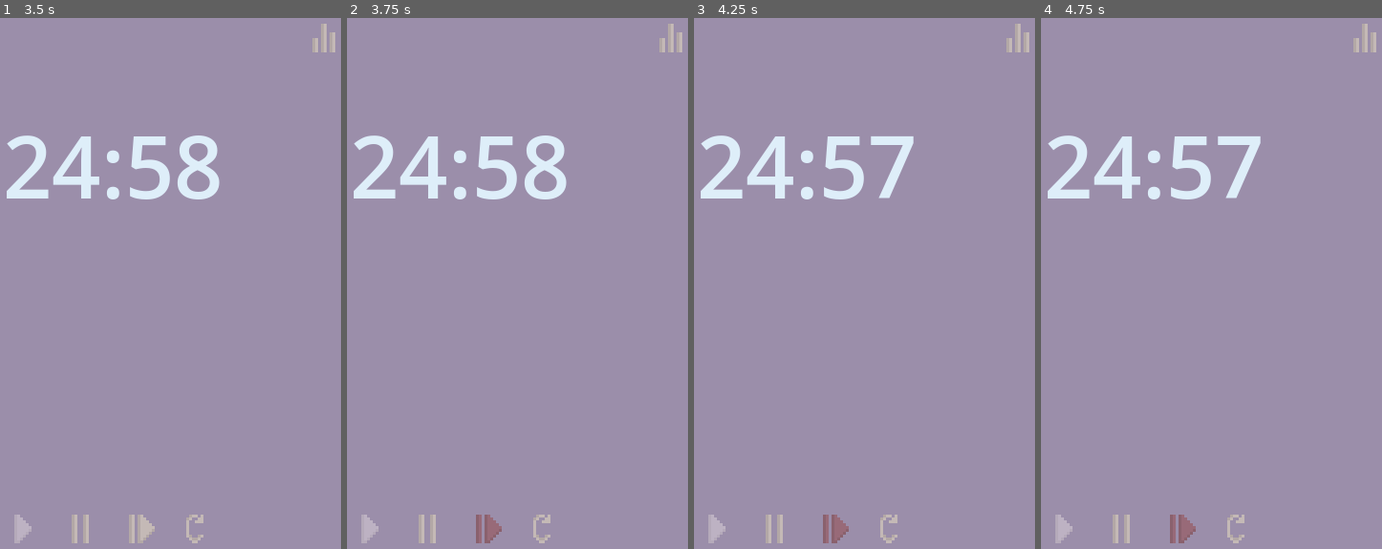
Above: before the commit, frames 1-4 (left to right).
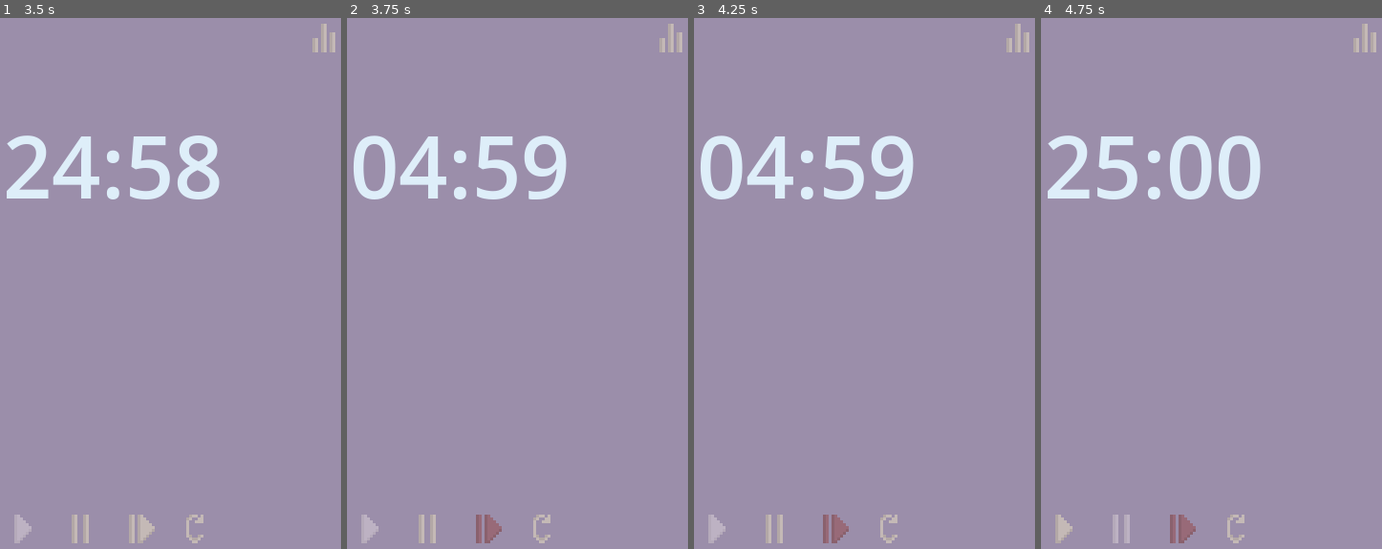
Above: after the commit, the same moments.

Repository: Owlreaper3327/Gatodoro
Game: Godot game, scene res://Escenas/pantalla_principal.tscn
The game is run twice, just before and just after one commit, with the same random seed, the same clock (stepped at 60 frames per second) and the same inputs. The project has no main scene, so this scene is started directly.
Inputs (mouse positions are in pixels of both pictures, inside the frame that each line leads up to):
- Up to frame 1 (3.5 s): click (194, 527) at 0.5 s; click (23, 527) at 1.25 s; click (81, 527) at 2 s; click (23, 527) at 2.75 s
- Up to frame 2 (3.75 s): click (483, 527) at 3.5 s
- Up to frame 3 (4.25 s): no input
- Up to frame 4 (4.75 s): click (1177, 527) at 4.25 s

Frame 1 is identical in both runs. In frame 2, 1.2% of the frame differs, in the area x 1-65%, y 22-35%; in frame 3, 1.4%; in frame 4, 2.2%, in the area x 15-65%, y 22-35%.

Commit message:
Implementadas por completo todas las funciones del temporizador. El pomodoro es funcional en la sesión 25x5

Diff:
--- a/Escenas/pantalla_principal.tscn
+++ b/Escenas/pantalla_principal.tscn
@@ -76,18 +76,21 @@
 
 [node name="boton_pausa" type="Button" parent="panel/layout_botones" unique_id=246979555]
 layout_mode = 2
+tooltip_text = "Pausa el temporizador del pomodoro"
 theme = ExtResource("2_085qs")
 icon = ExtResource("3_bxr5h")
 flat = true
 
 [node name="boton_skip" type="Button" parent="panel/layout_botones" unique_id=1490878272]
 layout_mode = 2
+tooltip_text = "Salta a la siguiente fase del pomodoro (o lo reinicia si está en el descanso)"
 theme = ExtResource("2_085qs")
 icon = ExtResource("4_yi0ap")
 flat = true
 
 [node name="boton_reset" type="Button" parent="panel/layout_botones" unique_id=1357903777]
 layout_mode = 2
+tooltip_text = "Reinicia el pomodoro"
 theme = ExtResource("2_085qs")
 icon = ExtResource("5_h5nfs")
 flat = true
@@ -105,6 +108,7 @@
 offset_bottom = -0.05227661
 grow_horizontal = 2
 grow_vertical = 2
+tooltip_text = "\"Time never waits. Tic tac, tic tac\""
 
 [node name="marcador_tiempo" type="Label" parent="panel/contenedor_gatodoro" unique_id=1198475007]
 layout_mode = 2
@@ -136,4 +140,6 @@
 
 [connection signal="pressed" from="panel/layout_botones/boton_play" to="." method="_on_boton_play_pressed"]
 [connection signal="pressed" from="panel/layout_botones/boton_pausa" to="." method="_on_boton_pausa_pressed"]
+[connection signal="pressed" from="panel/layout_botones/boton_skip" to="." method="_on_boton_skip_pressed"]
+[connection signal="pressed" from="panel/layout_botones/boton_reset" to="." method="_on_boton_reset_pressed"]
 [connection signal="timeout" from="temporizador" to="." method="_on_temporizador_timeout"]
--- a/Recursos/Scripts/pantalla_principal.gd
+++ b/Recursos/Scripts/pantalla_principal.gd
@@ -7,26 +7,26 @@
 @onready var temporizador: Timer = $temporizador;
 @onready var animador: AnimationPlayer = $animador;
 @onready var gato: Gato = $Gato;
-@onready var activo: bool = false
-@onready var descanso: bool = false
-@onready var marcador_tiempo: Label = $panel/contenedor_gatodoro/marcador_tiempo
+@onready var activo: bool = false;
+@onready var descanso: bool = false;
+@onready var marcador_tiempo: Label = $panel/contenedor_gatodoro/marcador_tiempo;
 var nombre_tarea: String;
-@onready var segundoss_restantes: int = 0
+@onready var segundoss_restantes: int = 0;
 
 
 # Called when the node enters the scene tree for the first time.
 func _ready() -> void:
 	minutos_sesion = 25;
 	marcador_tiempo.text = "{0}:00".format([minutos_sesion]);
-	$panel/layout_botones/boton_pausa.disabled = true
+	$panel/layout_botones/boton_pausa.disabled = true;
 	pass # Replace with function body.
 
 func empezar() -> void:
 	"""Inicia el temporizador del gatodoro"""
 	temporizador.start(float(minutos_sesion * 60));
-	$panel/layout_botones/boton_play.disabled = true
-	$panel/layout_botones/boton_pausa.disabled = false
-	activo = true
+	$panel/layout_botones/boton_play.disabled = true;
+	$panel/layout_botones/boton_pausa.disabled = false;
+	activo = true;
 	#Falta el código para poner el cartelito de que ya empezó
 	#Cambiar la animación del gato
 	#Deshabilitar el botón de start
@@ -34,17 +34,18 @@
 func pausar() -> void:
 	segundoss_restantes = temporizador.time_left
 	temporizador.stop();
-	$panel/layout_botones/boton_play.disabled = false
-	$panel/layout_botones/boton_pausa.disabled = true
+	$panel/layout_botones/boton_play.disabled = false;
+	$panel/layout_botones/boton_pausa.disabled = true;
 	#Código por si se quiere poner una animación del gato
 
 func reanudar() -> void:
-		temporizador.start(segundoss_restantes)
-		$panel/layout_botones/boton_play.disabled = true
-		$panel/layout_botones/boton_pausa.disabled = false
+		temporizador.start(segundoss_restantes);
+		$panel/layout_botones/boton_play.disabled = true;
+		$panel/layout_botones/boton_pausa.disabled = false;
 
 func empezar_descanso() -> void:
 	temporizador.start(float((minutos_sesion/5) * 60));
+	descanso = true;
 	#Falta el código para poner el cartelito de descanso
 	#Cambiar la animación del gato
 	#Deshabilitar otros botones
@@ -53,22 +54,33 @@
 func _process(delta: float) -> void:
 	if !temporizador.is_stopped():
 		var tiempo_restante = temporizador.time_left;
-		var minutos_restantes = floor((tiempo_restante/60));
+		var minutos_restantes = int(floor((tiempo_restante/60)));
 		var segundos_restantes = int(tiempo_restante) % 60;
 
-		minutos_restantes = "{0}".format([int(minutos_restantes)]) if minutos_restantes >= 10 else "0{0}".format([minutos_restantes]);
-		segundos_restantes = "{0}".format([int(segundos_restantes)]) if segundos_restantes >= 10 else "0{0}".format([segundos_restantes])
+		minutos_restantes = "{0}".format([minutos_restantes]) if \
+		minutos_restantes >= 10 else "0{0}".format([minutos_restantes]);
+
+		segundos_restantes = "{0}".format([int(segundos_restantes)]) if \
+		segundos_restantes >= 10 else "0{0}".format([segundos_restantes]);
 
 		marcador_tiempo.text = "{0}:{1}".format([minutos_restantes, segundos_restantes]);
 	pass
 
+func reiniciar() -> void:
+	marcador_tiempo.text = "{0}:00".format([minutos_sesion]);
+	$panel/layout_botones/boton_pausa.disabled = true;
+	$panel/layout_botones/boton_play.disabled = false;
+	temporizador.stop();
+	activo = false;
+	descanso = false;
+	segundoss_restantes = 0;
 
 func _on_boton_play_pressed() -> void:
 	if !activo && segundoss_restantes == 0:
-		empezar()
+		empezar();
 
 	elif segundoss_restantes > 0:
-		reanudar()
+		reanudar();
 	pass # Replace with function body.
 
 
@@ -80,13 +92,26 @@
 
 func _on_temporizador_timeout() -> void:
 	if !descanso:
-		empezar_descanso()
-		descanso = true
+		empezar_descanso();
+		descanso = true;
 		#Falta el código para cambiar la animación del gato
 		#Así como la que te pone como que ya cumpliste un objetivo del día
 		#Etc
 	else:
 		#Falta el código para agregar estadísticas
 		#Cambiar la animación del gato, etc
-		_ready()
+		reiniciar();
 	pass # Replace with function body.
+
+
+func _on_boton_reset_pressed() -> void:
+	reiniciar();
+	pass # Replace with function body.
+
+
+func _on_boton_skip_pressed() -> void:
+	if !descanso:
+		empezar_descanso()
+	else:
+		reiniciar()
+	pass # Replace with function body.
